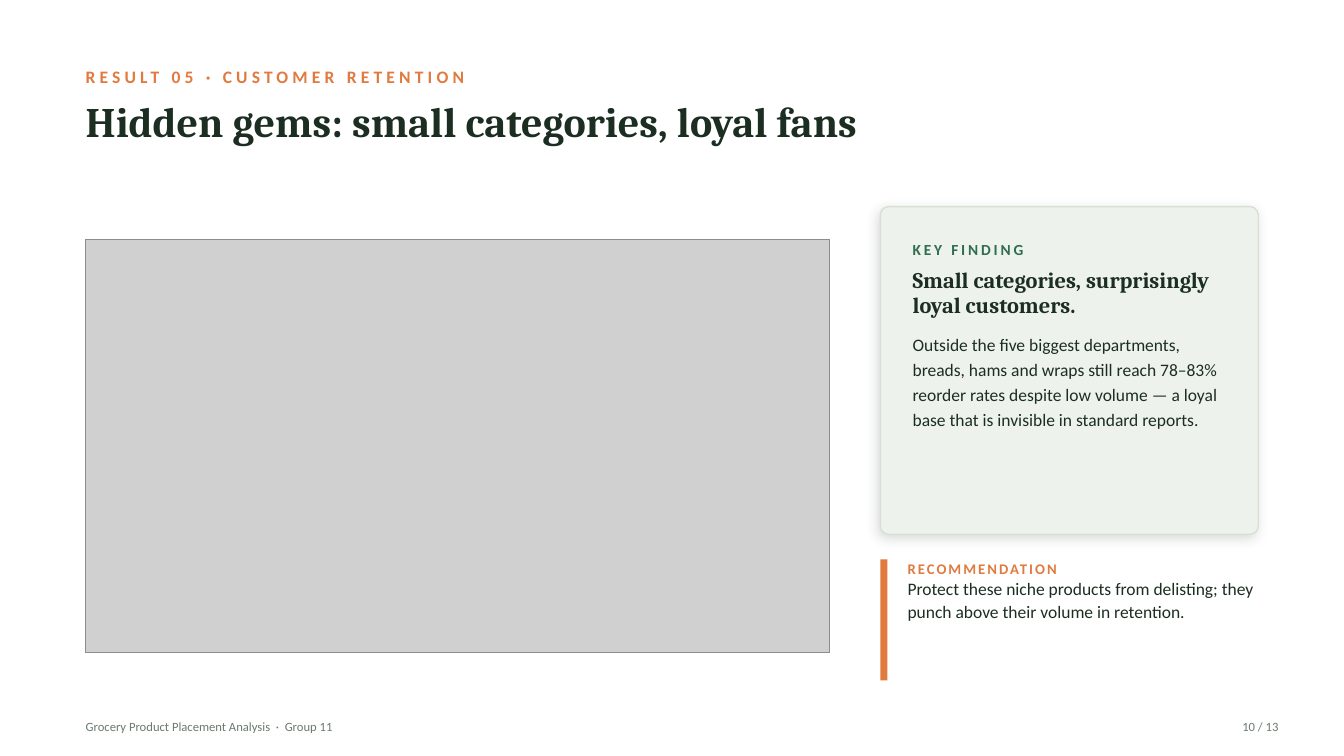
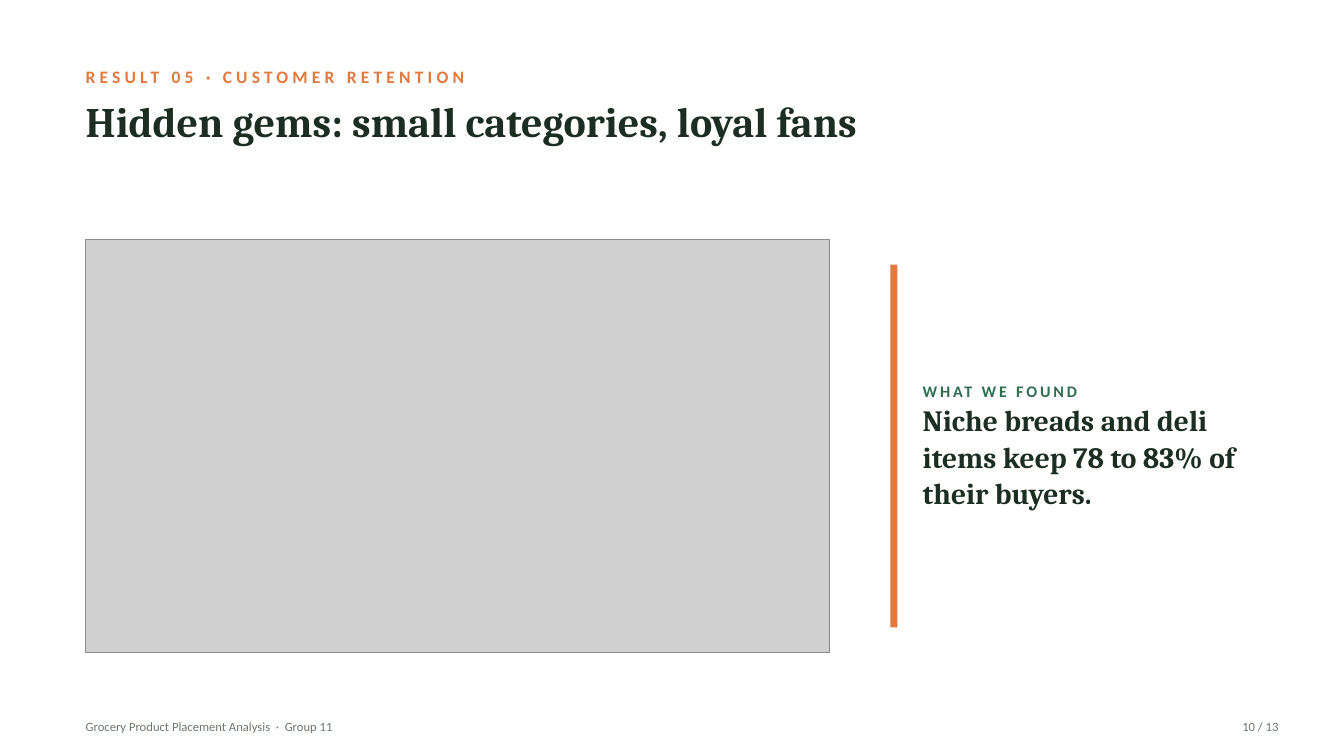
Before and after one commit to peslar01/ad24-11-grocery-product-placement-analysis, a slide deck: slide 10 of presentation/PODSV_Presentation_Group11.pptx. Drawn at 1344x756 pixels with LibreOffice and Linux fonts; fonts in the diff are those of the drawing; grey boxes stand for pictures. Boxes give left, top, right and bottom in pixels: in the first picture for what was removed or moved away, otherwise in the second. Text is boxed around its words. In the diff, an @@ line names an element or a change of style, - is before the commit and + after.

```diff
--- a/presentation/PODSV_Presentation_Group11.pptx
+++ b/presentation/PODSV_Presentation_Group11.pptx
@@ rounded rectangle removed at (x1=880, y1=207, x2=1258, y2=534) @@
@@ rectangle added at (x1=890, y1=264, x2=897, y2=627), fill #E07A3F @@
@@ text removed at (x1=913, y1=245, x2=1023, y2=255) @@
-KEY FINDING
@@ text removed at (x1=913, y1=272, x2=1217, y2=429) @@
-Small categories, surprisingly loyal customers.
-Outside the five biggest departments, breads, hams and wraps still reach 78–83% reorder rates despite low volume — a loyal base that is invisible in standard reports.
@@ text added at (x1=923, y1=410, x2=1234, y2=511), 21 pt, text #1C2E22, bold @@
+WHAT WE FOUND
+Niche breads and deli items keep 78 to 83% of their buyers.
@@ rectangle removed at (x1=880, y1=560, x2=887, y2=681) @@
@@ text removed at (x1=908, y1=583, x2=1254, y2=621) @@
-RECOMMENDATION
-Protect these niche products from delisting; they punch above their volume in retention.
```
Also in this commit, not shown: 11 other slides changed, 1 slide added, 1 slide removed, 8 other files.
